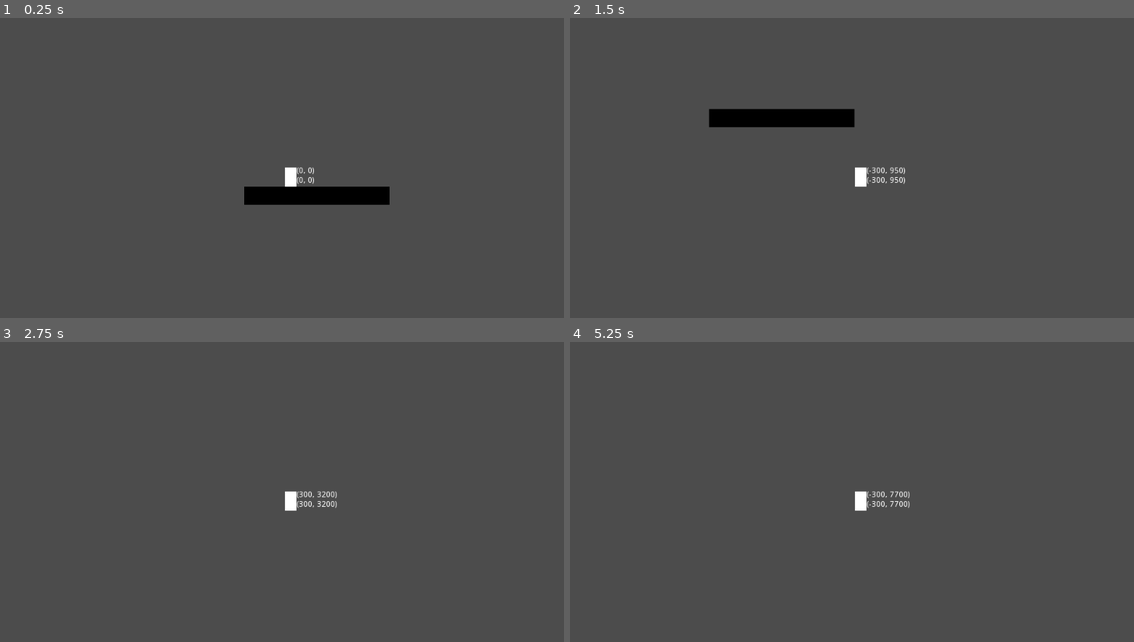
Above: before the commit, frames 1-4 (two rows, left to right).
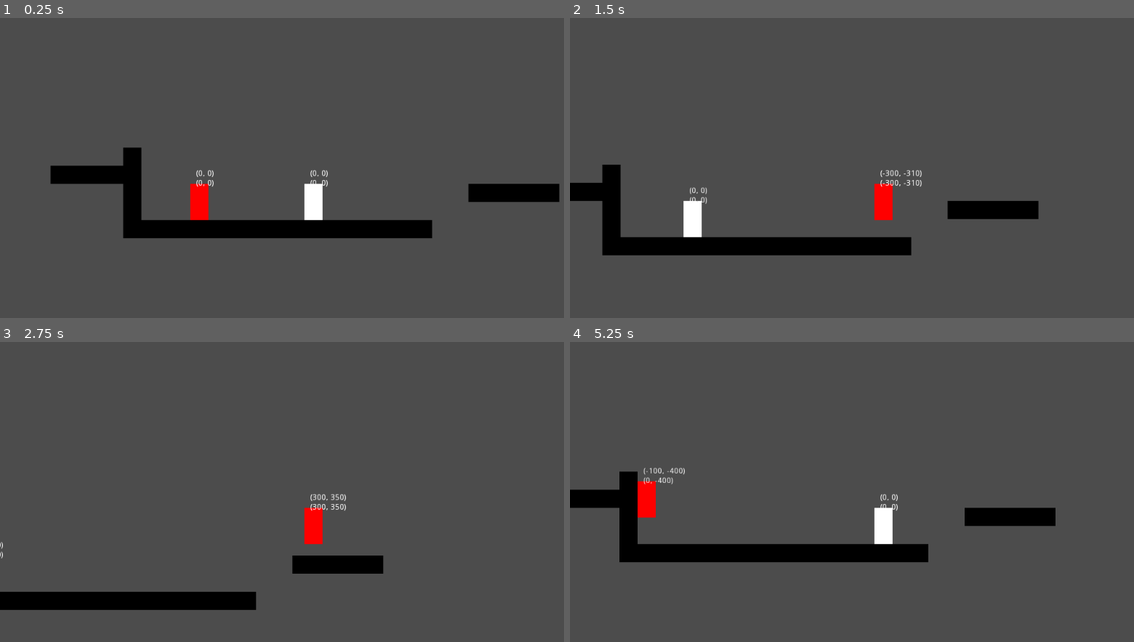
Above: after the commit, the same moments.

Repository: FireSquid6/Poltergeist-Heist
Game: Godot game, scene res://scenes/main.tscn
The game is run twice, just before and just after one commit, with the same random seed, the same clock (stepped at 60 frames per second) and the same inputs.
Inputs:
- Up to frame 1 (0.25 s): no input
- Up to frame 2 (1.5 s): tap Enter at 0.5 s; hold Right (plr_right) 0.53-1.28 s; hold Up (plr_jump) 0.53-1.28 s; tap Z (plr_switch) at 0.6 s; hold Left (plr_left) from 1.28 s (still down); tap Up (plr_jump) at 1.35 s
- Up to frame 3 (2.75 s): tap Up (plr_jump) at 1.52, 1.82 s; tap Z (plr_switch) at 1.55, 2.1 s; release Left (plr_left) at 2.03 s; hold Right (plr_right) from 2.03 s (still down); hold Up (plr_jump) from 2.03 s (still down)
- Up to frame 4 (5.25 s): release Up (plr_jump) at 2.78 s; tap Z (plr_switch) at 2.85, 4.35, 5.1 s; tap Up (plr_jump) at 3.02, 3.32, 4.52, 4.82 s; release Right (plr_right) at 3.53 s; hold Up (plr_jump) 3.53-4.28 s; hold Left (plr_left) from 3.53 s (still down); hold Up (plr_jump) from 5.03 s (still down)

The runs differ from the first frame. In frame 1, 8.4% of the frame differs, in the area x 8-100%, y 43-74%; in frame 2, 8.4%; in frame 3, 4.5%; in frame 4, 6.9%.

Commit message:
update player script

Diff:
--- a/src/instances/controller/controller.gd
+++ b/src/instances/controller/controller.gd
@@ -16,4 +16,22 @@
 	switch_player(0)
 
 func switch_player(new_index):
+	# deactivate all players
+	for player in player_list:
+		player.deactivate()
+
+	# activate the new player
 	new_index = clamp(new_index, 0, len(player_list) - 1)
+	player_list[player_selected].activate()
+
+
+func _process(delta):
+	# if the input to switch the player is recieved
+	if Input.is_action_just_pressed("plr_switch"):
+		# update player_selected
+		player_selected += 1
+		if player_selected > len(player_list) - 1:
+			player_selected = 0
+
+		# tell the player to start moving
+		switch_player(player_selected)
--- a/src/instances/players/player.gd
+++ b/src/instances/players/player.gd
@@ -1,36 +1,27 @@
 extends KinematicBody2D
 
 enum STATES {
-	MOVING,
-	JUMPING,
-	FALLING,
-	DASHING
+	CONTROLLED,
+	IDLE,
+	COMBINING
 }
 
-const GRV = 30
-onready var in_control = true
+onready var state = STATES.IDLE
 
 onready var velocity = Vector2(0,0)
-onready var accspd = 100
-onready var deaccspd = 100
-onready var maxspd = 350
 onready var myspd = 0
+const accspd = 100
+const deaccspd = 100
+const maxspd = 300
 
 onready var can_jump = false
 onready var jumping = false
-onready var jump_time = 0.2
-onready var jump_spd = 400
+const jump_time = 0.2
+const jump_spd = 400
+const GRV = 30
 
 
-func _physics_process(delta):
-	# HORIZONTAL MOVEMENT
-	# get the horizontal input
-	var move = 0
-	var jump = false
-	if in_control:
-		move = int(Input.is_action_pressed("plr_right")) - int(Input.is_action_pressed("plr_left"))
-		jump = Input.is_action_pressed("plr_jump")
-
+func process_movement(move, jump, delta):
 	# if moving, accelerate
 	if move != 0:
 		velocity.x += accspd * move
@@ -58,7 +49,7 @@
 	if on_floor and jump:
 		on_jump()
 	# if already jumping
-	elif jumping:
+	if jumping:
 		if !jump:
 			jumping = false
 	# if not on the floor, just fall
@@ -67,9 +58,31 @@
 
 	# move and get new velocity
 	var string = str(velocity)
-	velocity = move_and_slide(velocity, Vector2.UP)
+	velocity = move_and_slide(velocity)
+
 	string += "\n" + str(velocity)
 	$Label.text = string
+
+	# return the collision data
+
+func _physics_process(delta):
+	match state:
+		STATES.CONTROLLED:
+			var move = int(Input.is_action_pressed("plr_right")) - int(Input.is_action_pressed("plr_left"))
+			var jump = Input.is_action_pressed("plr_jump")
+
+			var collision = process_movement(move, jump, delta)
+
+			$CollisionShape2D/Polygon2D.color = Color(1, 0, 0, 1)
+
+			# handle pushing entities
+			if collision != null:
+				if collision.collider.get_collision_mask_bit(2): # if the collided object is a player
+					collision.collider.velocity = velocity
+
+		STATES.IDLE:
+			$CollisionShape2D/Polygon2D.color = Color(1, 1, 1, 1)
+			process_movement(0, false, delta)
 
 
 # called whenever the player jumps
@@ -85,3 +98,11 @@
 
 func _on_JumpTime_timeout():
 	jumping = false
+
+
+func activate():
+	state = STATES.CONTROLLED
+
+
+func deactivate():
+	state = STATES.IDLE
--- a/src/instances/players/player.tscn
+++ b/src/instances/players/player.tscn
@@ -1,38 +1,59 @@
-[gd_scene load_steps=3 format=2]
+[gd_scene load_steps=4 format=2]
 
 [ext_resource path="res://instances/players/player.gd" type="Script" id=1]
 
+[sub_resource type="RectangleShape2D" id=2]
+extents = Vector2( 16.5, 20 )
+
 [sub_resource type="RectangleShape2D" id=1]
-extents = Vector2( 10, 17 )
+extents = Vector2( 16, 32 )
 
 [node name="Player" type="KinematicBody2D"]
+position = Vector2( -32, -64 )
 collision_layer = 2
-collision_mask = 5
+collision_mask = 7
 script = ExtResource( 1 )
 
+[node name="FloorDetector" type="RayCast2D" parent="."]
+position = Vector2( 16, 64 )
+enabled = true
+cast_to = Vector2( 0, 1 )
+collision_mask = 3
+__meta__ = {
+"_edit_lock_": true
+}
+
+[node name="PushDetector" type="Area2D" parent="."]
+position = Vector2( 16, 32 )
+collision_layer = 0
+collision_mask = 2
+
+[node name="CollisionShape2D" type="CollisionShape2D" parent="PushDetector"]
+position = Vector2( 0.5, 12 )
+shape = SubResource( 2 )
+
 [node name="CollisionShape2D" type="CollisionShape2D" parent="."]
-position = Vector2( 0, -7 )
+position = Vector2( 16, 32 )
 shape = SubResource( 1 )
+__meta__ = {
+"_edit_lock_": true
+}
 
-[node name="Polygon2D" type="Polygon2D" parent="."]
-polygon = PoolVector2Array( -10, -24, -10, 10, 10, 10, 10, -24 )
+[node name="Polygon2D" type="Polygon2D" parent="CollisionShape2D"]
+position = Vector2( -1, 15.6159 )
+scale = Vector2( 1.5, 1.984 )
+polygon = PoolVector2Array( -10, -24, -10, 8.25812, 11.3333, 8.25812, 11.3333, -24 )
+__meta__ = {
+"_edit_lock_": true
+}
 
 [node name="Timers" type="Node" parent="."]
 
 [node name="JumpTime" type="Timer" parent="Timers"]
 one_shot = true
 
-[node name="FloorDetector" type="RayCast2D" parent="."]
-position = Vector2( 0, 10 )
-enabled = true
-cast_to = Vector2( 0, 1 )
-
-[node name="JumpBuffer" type="RayCast2D" parent="."]
-enabled = true
-cast_to = Vector2( 0, 64 )
-
 [node name="Camera2D" type="Camera2D" parent="."]
-position = Vector2( 0, -7 )
+position = Vector2( -24, -12 )
 current = true
 
 [node name="Label" type="Label" parent="."]
--- a/src/scenes/main.tscn
+++ b/src/scenes/main.tscn
@@ -1,12 +1,18 @@
-[gd_scene load_steps=3 format=2]
+[gd_scene load_steps=4 format=2]
 
 [ext_resource path="res://instances/walls/walls.tscn" type="PackedScene" id=1]
 [ext_resource path="res://instances/players/player.tscn" type="PackedScene" id=2]
+[ext_resource path="res://instances/controller/controller.tscn" type="PackedScene" id=3]
 
 [node name="Main" type="Node2D"]
 
 [node name="TileMap" parent="." instance=ExtResource( 1 )]
-tile_data = PoolIntArray( 65532, 0, 0, 65533, 0, 0, 65534, 0, 0, 65535, 0, 0, 0, 0, 0, 1, 0, 0, 2, 0, 0, 3, 0, 0 )
+tile_data = PoolIntArray( -196613, 0, 0, -131081, 0, 0, -131080, 0, 0, -131079, 0, 0, -131078, 0, 0, -131077, 0, 0, -65541, 0, 0, -131058, 0, 0, -131057, 0, 0, -131056, 0, 0, -131055, 0, 0, -131054, 0, 0, -5, 0, 0, 65531, 0, 0, 65532, 0, 0, 65533, 0, 0, 65534, 0, 0, 65535, 0, 0, 0, 0, 0, 1, 0, 0, 2, 0, 0, 3, 0, 0, 4, 0, 0, 5, 0, 0, 6, 0, 0, 7, 0, 0, 8, 0, 0, 9, 0, 0, 10, 0, 0, 11, 0, 0 )
 
-[node name="Player" parent="." instance=ExtResource( 2 )]
-position = Vector2( -46, -55 )
+[node name="Controller" parent="." instance=ExtResource( 3 )]
+
+[node name="Player" parent="Controller" instance=ExtResource( 2 )]
+position = Vector2( -42, -70 )
+
+[node name="Player2" parent="Controller" instance=ExtResource( 2 )]
+position = Vector2( 159, -88 )
Not shown, removed: src/.mono/metadata/ide_messaging_meta.txt
